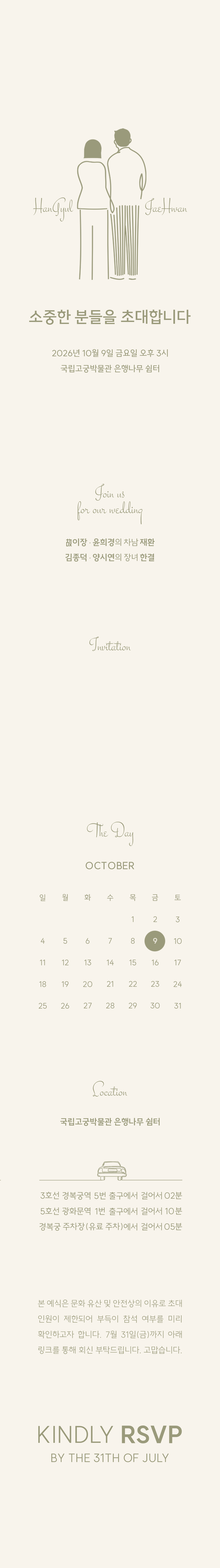
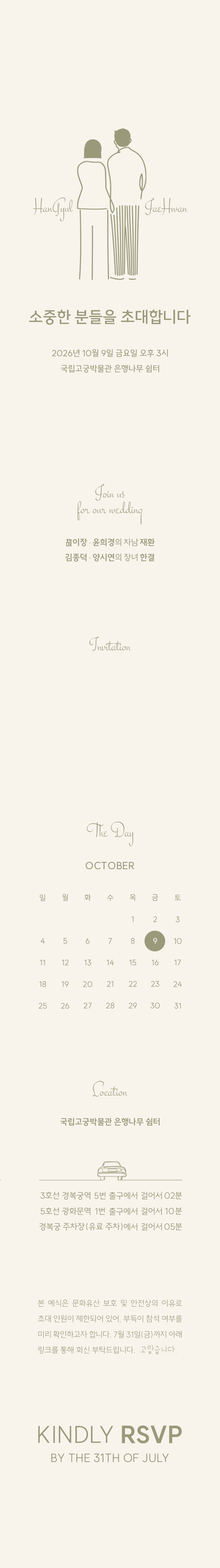
Layers edited between the first and the second 220px x 1568px image:
added layer "Layer 10" above "본 예식은 문화유산 보호 및 안전상의 이유로 초대 인원이 제한되어 있어, 부득이 참석 여부를 미리 확인하고자 합니" over [140, 1344, 178, 1355]
renamed "본 예식은 문화 유산 및 안전상의 이유로 초대 인원이 제한되어 부득이 참석 여부를 미리 확인하고자 합니다. 7월" to "본 예식은 문화유산 보호 및 안전상의 이유로 초대 인원이 제한되어 있어, 부득이 참석 여부를 미리 확인하고자 합니", painted on it over [37, 1299, 183, 1355]
